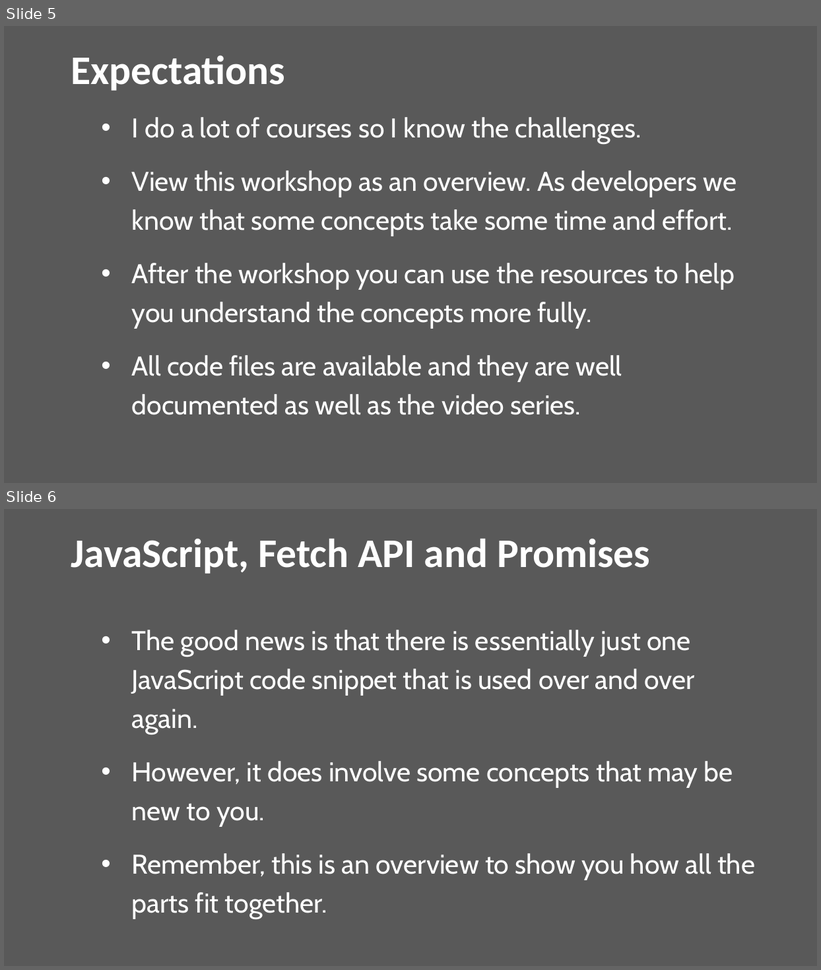
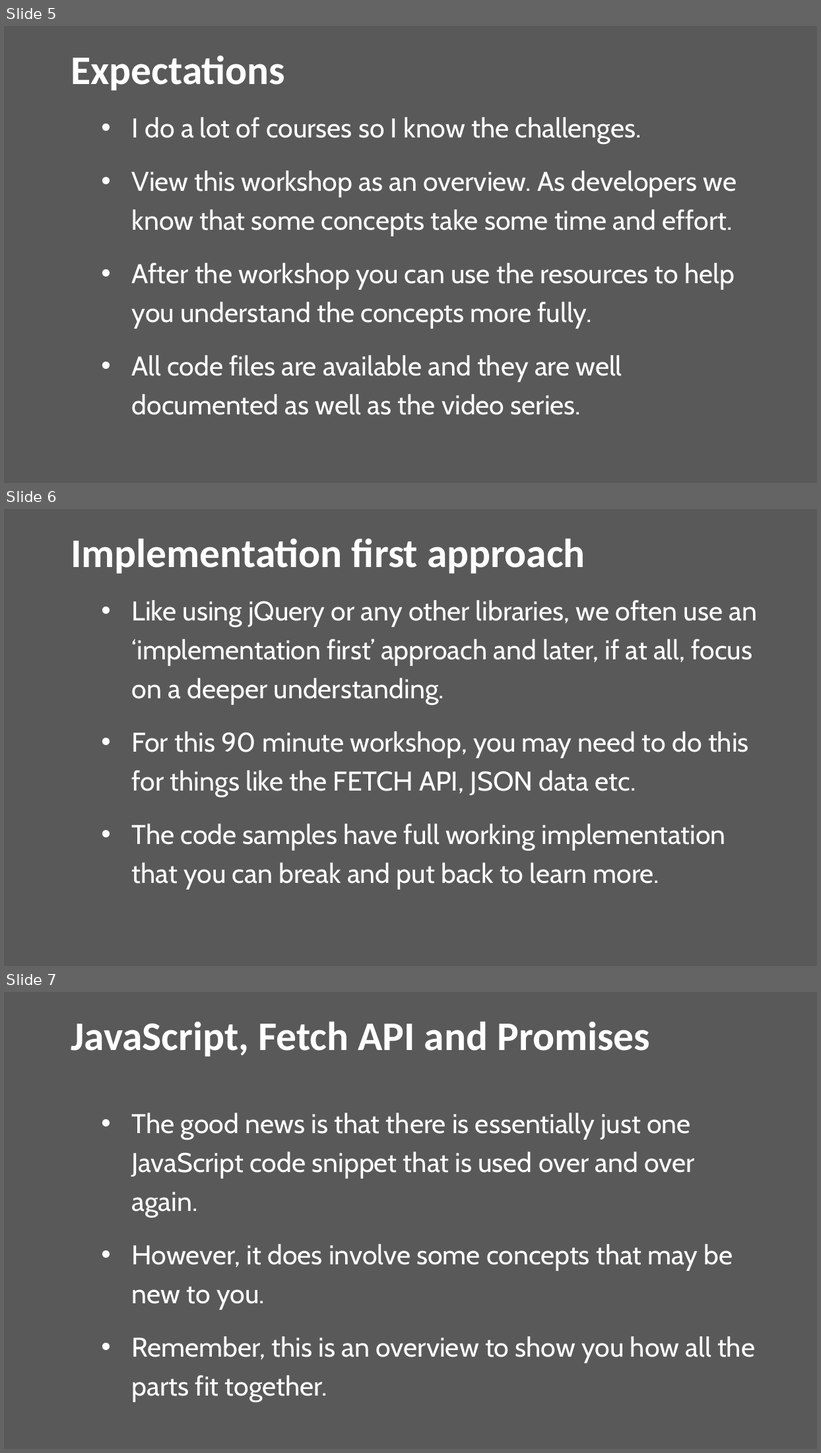
Before and after one commit to venturer75/WordCampGreece, a slide deck: talk-wordcamp-greece.pptx. Shown one above the other, each under a label of ours: slides 5 and 6 before the commit, slides 5, 6 and 7 after it. The pictures are 821x970 and 821x1453 pixels, drawn with LibreOffice and Linux fonts; fonts in the diff are those of the drawing. Boxes give left, top, right and bottom in pixels: in the first picture for what was removed or moved away, otherwise in the second. Text is boxed around its words. In the diff, an @@ line names an element or a change of style, - is before the commit and + after.

```diff
--- a/talk-wordcamp-greece.pptx
+++ b/talk-wordcamp-greece.pptx
@@ slide 6 added at [4,509,817,966], background #595959 @@
@@ title added at [71,538,585,574], 48 pt, text #FFFFFF, bold @@
+Implementation first approach
@@ text added at [132,600,757,890], 32 pt, text #FFFFFF @@
+  • Like using jQuery or any other libraries, we often use an ‘implementation first’ approach and later, if at all, focus on a deeper understanding.
+  • For this 90 minute workshop, you may need to do this for things like the FETCH API, JSON data etc.
+  • The code samples have full working implementation that you can break and put back to learn more.
@@ what was slide 6 is now slide 7 @@
```
Also in this commit, not shown: 5 slides changed, 2 other files.
